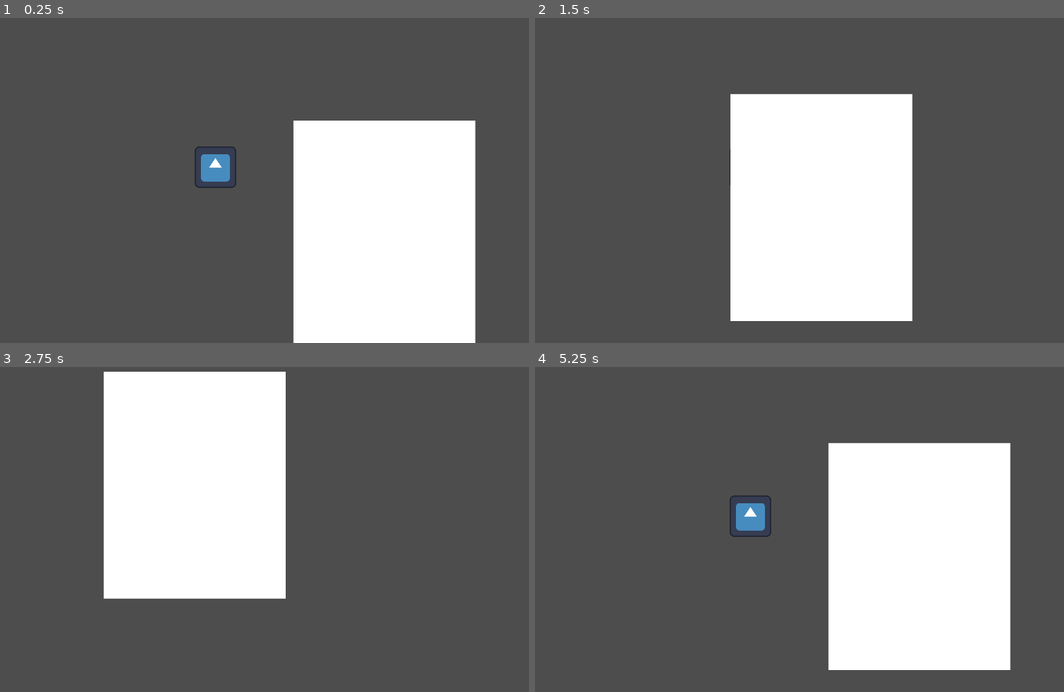
Above: before the commit, frames 1-4 (two rows, left to right).
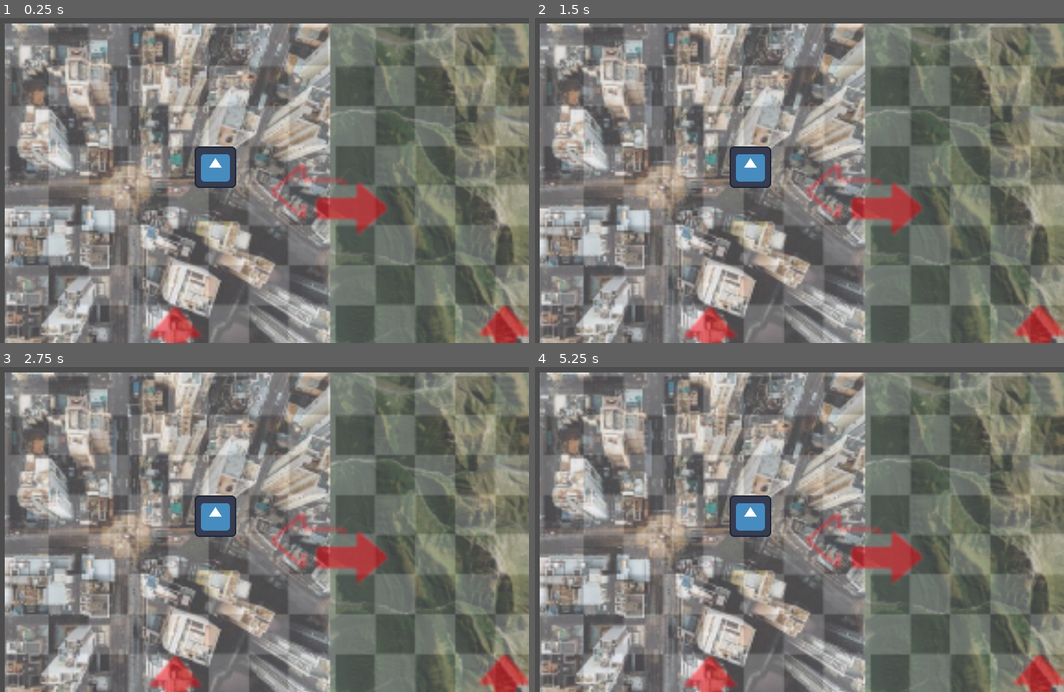
Above: after the commit, the same moments.

Repository: funny-man-jpg/Assignment5
Game: Godot game, scene res://main.tscn
Same seed, same stepped clock (60 frames per second), same inputs: the game is played once before the commit and once after it. The engine's default icon, where the game draws it, is replaced by a stand-in: a white triangle on a blue panel in a dark square.
Inputs:
- Up to frame 1 (0.25 s): no input
- Up to frame 2 (1.5 s): tap Enter at 0.5 s; hold D (move_right) 0.53-1.28 s; hold S (move_down) from 1.28 s (still down)
- Up to frame 3 (2.75 s): release S (move_down) at 2.03 s; hold D (move_right) from 2.03 s (still down)
- Up to frame 4 (5.25 s): release D (move_right) at 2.78 s; hold W (move_up) 2.78-3.53 s; hold A (move_left) 3.53-5.03 s; hold S (move_down) from 5.03 s (still down)

The runs differ from the first frame. In frame 1, 82% of the frame differs, in the area x 0-100%, y 1-100%; in frame 2, 81%; in frame 3, 80%; in frame 4, 83%.

Commit message:
added an assets folder, made changes to player making it a rigid body 2d, collision is currently broken

Diff:
--- a/Player.gd
+++ b/Player.gd
@@ -1,4 +1,4 @@
-extends Area2D
+extends RigidBody2D
 
 @export var speed = 400
 
--- /dev/null
+++ b/barriers.tscn
@@ -0,0 +1,12 @@
+[gd_scene load_steps=3 format=3 uid="uid://c5t72gurcjaxs"]
+
+[sub_resource type="PhysicsMaterial" id="PhysicsMaterial_4cucj"]
+
+[sub_resource type="RectangleShape2D" id="RectangleShape2D_2uyjh"]
+
+[node name="barriers" type="StaticBody2D"]
+physics_material_override = SubResource("PhysicsMaterial_4cucj")
+
+[node name="CollisionShape2D" type="CollisionShape2D" parent="."]
+shape = SubResource("RectangleShape2D_2uyjh")
+metadata/_edit_group_ = true
--- a/main.tscn
+++ b/main.tscn
@@ -1,14 +1,31 @@
-[gd_scene load_steps=2 format=3 uid="uid://qypn2vkcfaom"]
+[gd_scene load_steps=4 format=3 uid="uid://qypn2vkcfaom"]
 
-[ext_resource type="PackedScene" uid="uid://dwoosf5px6vtg" path="res://Player.tscn" id="1_vqkut"]
+[ext_resource type="Texture2D" uid="uid://c1nnq4p6thwya" path="res://Assets/gameBoard.png" id="1_61o5k"]
+[ext_resource type="PackedScene" uid="uid://c5t72gurcjaxs" path="res://barriers.tscn" id="3_5eas0"]
+[ext_resource type="PackedScene" uid="uid://vnp2c6qf6t0v" path="res://player.tscn" id="3_jyohp"]
 
 [node name="Main" type="Node"]
 
-[node name="Player" parent="." instance=ExtResource("1_vqkut")]
-position = Vector2(467, 286)
+[node name="TextureRect" type="TextureRect" parent="."]
+offset_right = 2000.0
+offset_bottom = 1996.0
+texture = ExtResource("1_61o5k")
 
-[node name="ColorRect" type="ColorRect" parent="."]
-offset_left = 705.0
-offset_top = 142.0
-offset_right = 1262.0
-offset_bottom = 839.0
+[node name="barriers" parent="." instance=ExtResource("3_5eas0")]
+position = Vector2(1000, 10)
+scale = Vector2(100, 1)
+
+[node name="barriers2" parent="." instance=ExtResource("3_5eas0")]
+position = Vector2(1991, 1003)
+scale = Vector2(1, 100)
+
+[node name="barriers3" parent="." instance=ExtResource("3_5eas0")]
+position = Vector2(6, 1001)
+scale = Vector2(1, 100)
+
+[node name="barriers4" parent="." instance=ExtResource("3_5eas0")]
+position = Vector2(1004, 1991)
+scale = Vector2(100, 1)
+
+[node name="Player" parent="." instance=ExtResource("3_jyohp")]
+position = Vector2(646, 441)
Binary file added: Assets/gameBoard.png
Not shown, added: Assets/gameBoard.png.import
